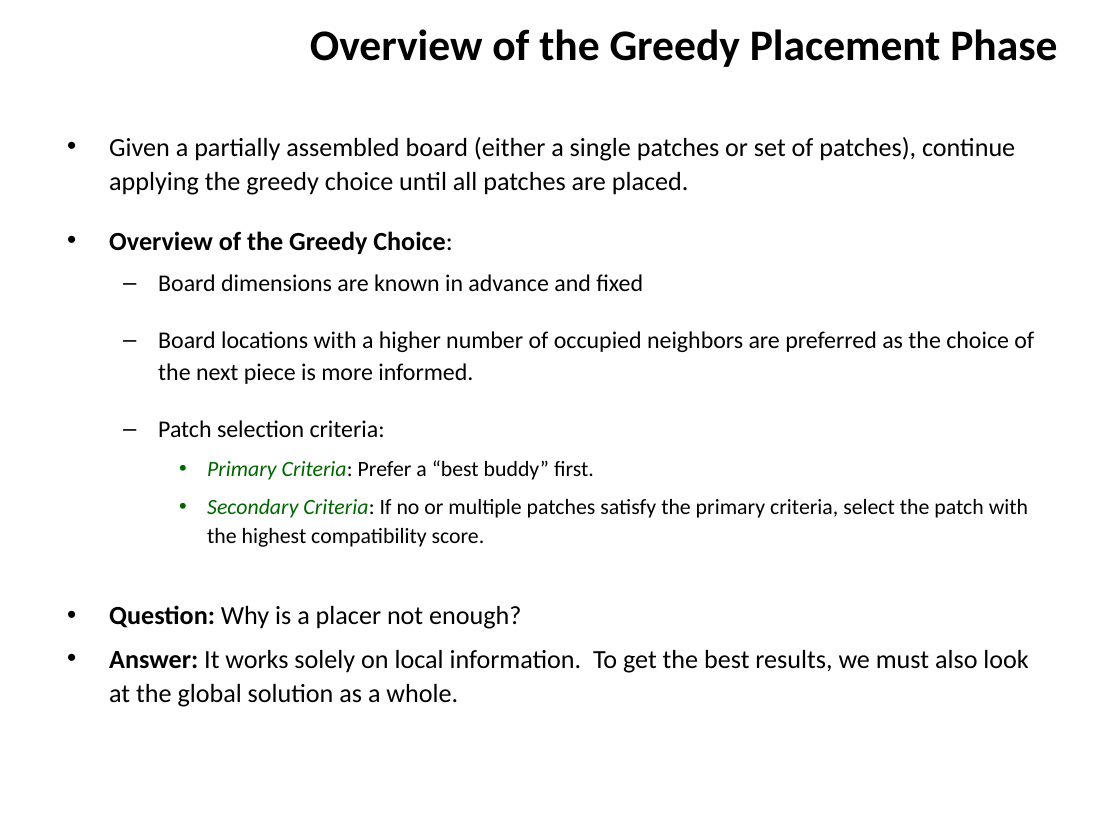
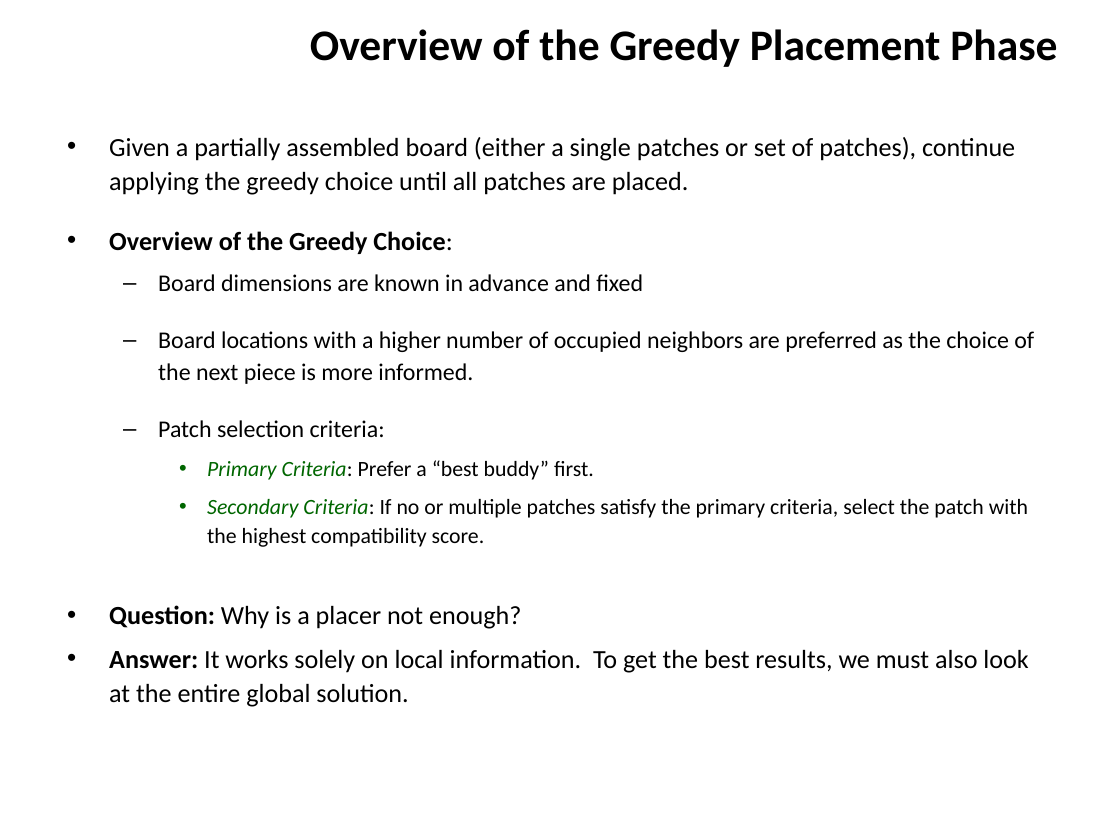
Before and after one commit to ZaydH/sjsu_thesis, a slide deck: slide 29 of Papers/Zayd_Hammoudeh_-_Square_Jigsaw_Puzzle_Problem_Literature_Review.pptx (slide 27 before the commit). Drawn at 1120x840 pixels with LibreOffice and Linux fonts; fonts in the diff are those of the drawing; background and template pictures are left out. Boxes give left, top, right and bottom in pixels: in the first picture for what was removed or moved away, otherwise in the second. Text is boxed around its words. In the diff, an @@ line names an element or a change of style, - is before the commit and + after.

Commit message:
Updating final literature review for the night in PDF and powerpoint formats. Also updating the BibTex file.

```diff
--- a/Papers/Zayd_Hammoudeh_-_Square_Jigsaw_Puzzle_Problem_Literature_Review.pptx
+++ b/Papers/Zayd_Hammoudeh_-_Square_Jigsaw_Puzzle_Problem_Literature_Review.pptx
@@ text at [109,650,1028,707]: text changed @@
-• Answer: It works solely on local information. To get the best results, we must also look at the global solution as a whole.
+• Answer: It works solely on local information. To get the best results, we must also look at the entire global solution.
```
Also in this commit, not shown: 8 other slides changed, 6 slides added, 1 slide removed, 2 other files.
